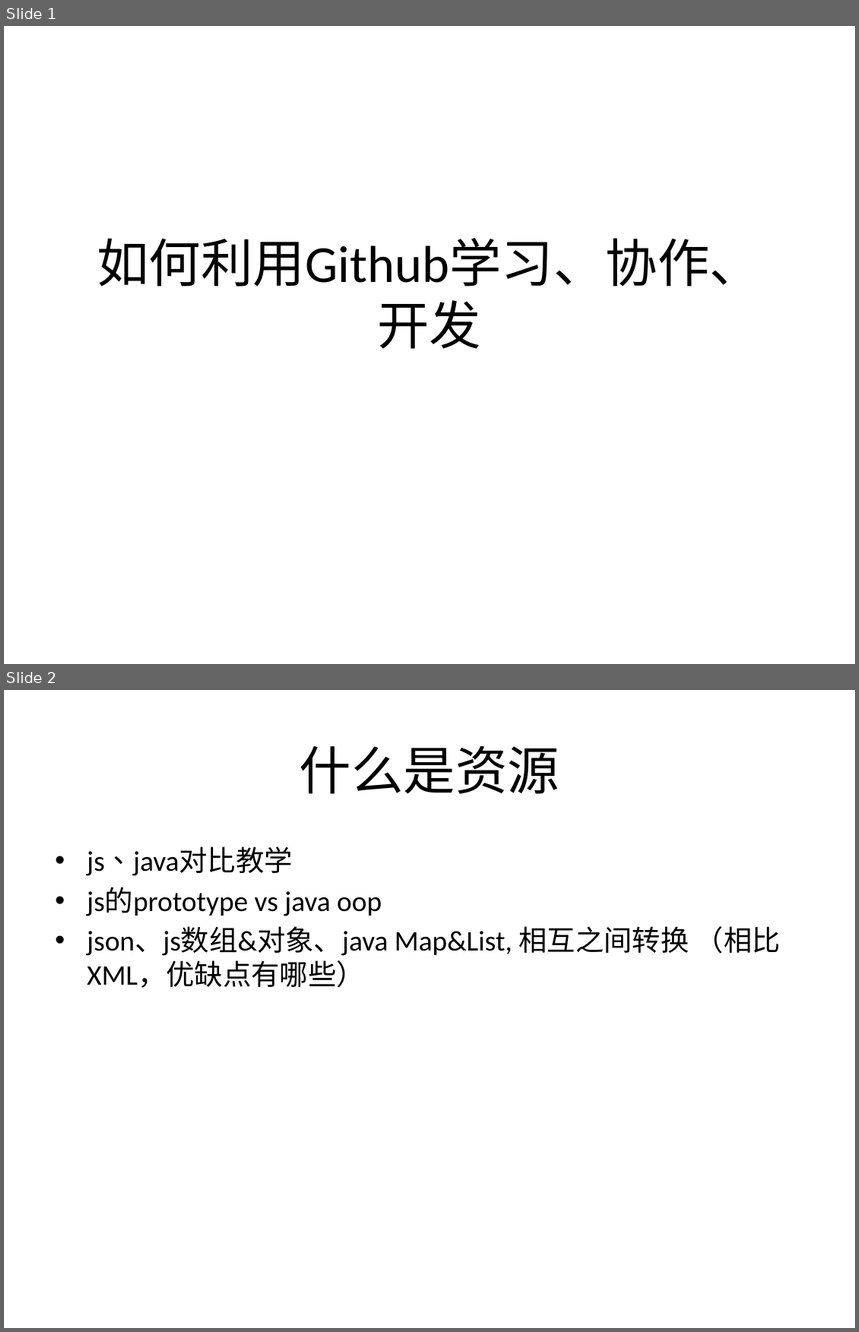
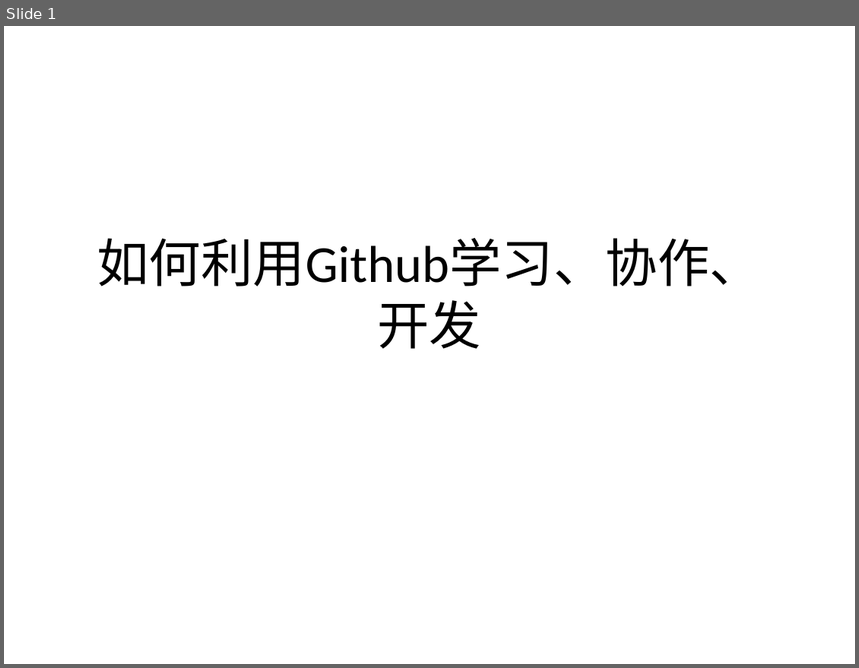
Before and after one commit to boubei-com/boubei-learn, a slide deck: doc/Java vs JS.pptx. Shown one above the other, each under a label of ours: slides 1 and 2 before the commit, slide 1 after it. The pictures are 859x1332 and 859x668 pixels, drawn with LibreOffice and Linux fonts; fonts in the diff are those of the drawing. Boxes give left, top, right and bottom in pixels: in the first picture for what was removed or moved away, otherwise in the second. Text is boxed around its words. In the diff, an @@ line names an element or a change of style, - is before the commit and + after.

```diff
--- a/doc/Java vs JS.pptx
+++ b/doc/Java vs JS.pptx
@@ slide 2 removed at (4,690,855,1328), background #FFFFFF @@
@@ title removed at (300,746,560,794) @@
-什么是资源
@@ text removed at (87,847,781,988) @@
-• js、java对比教学
-• js的prototype vs java oop
-• json、js数组&对象、java Map&List, 相互之间转换 （相比XML，优缺点有哪些）
```
Also in this commit, not shown: 1 other slide removed, 6 other files.
